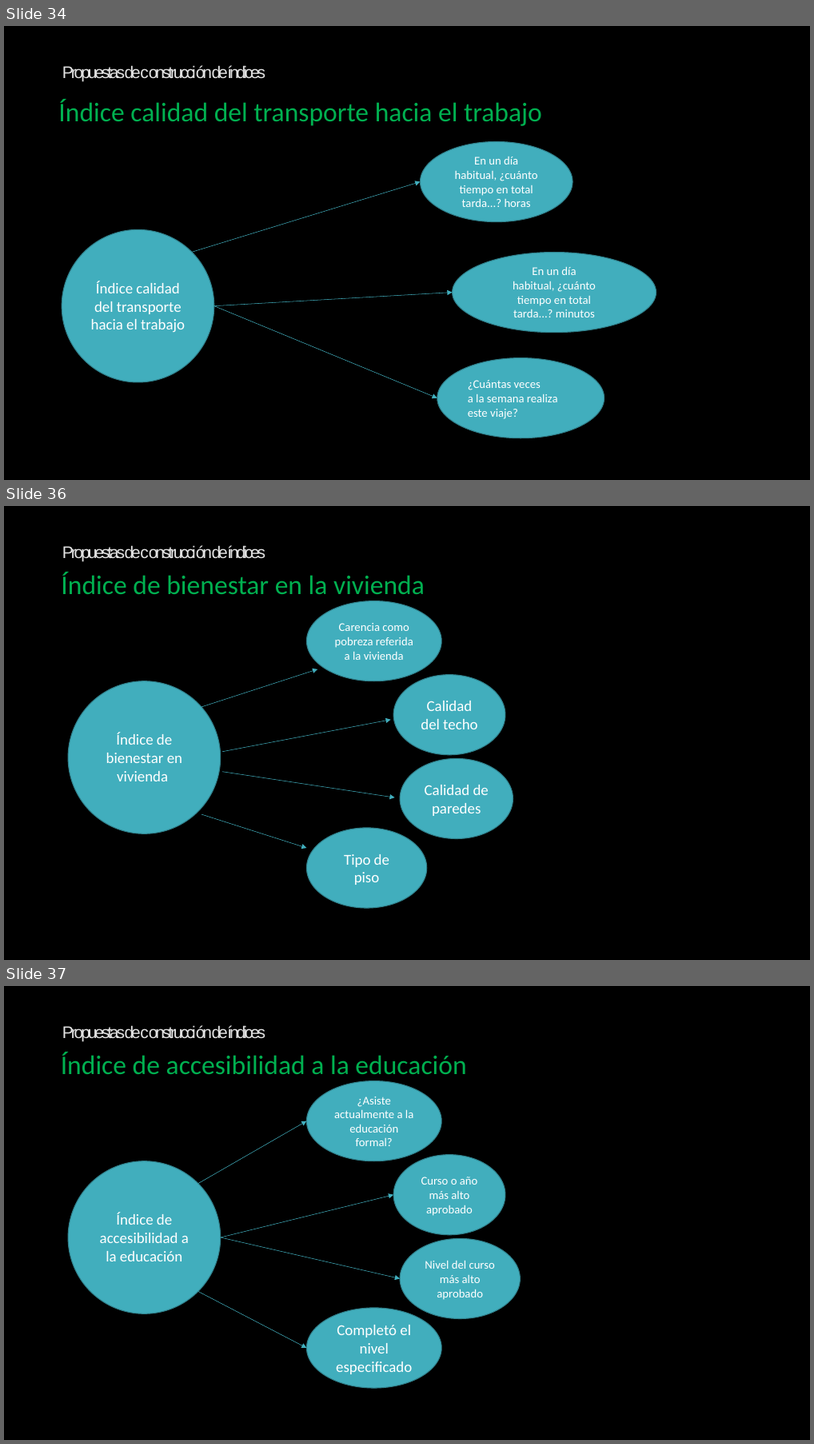
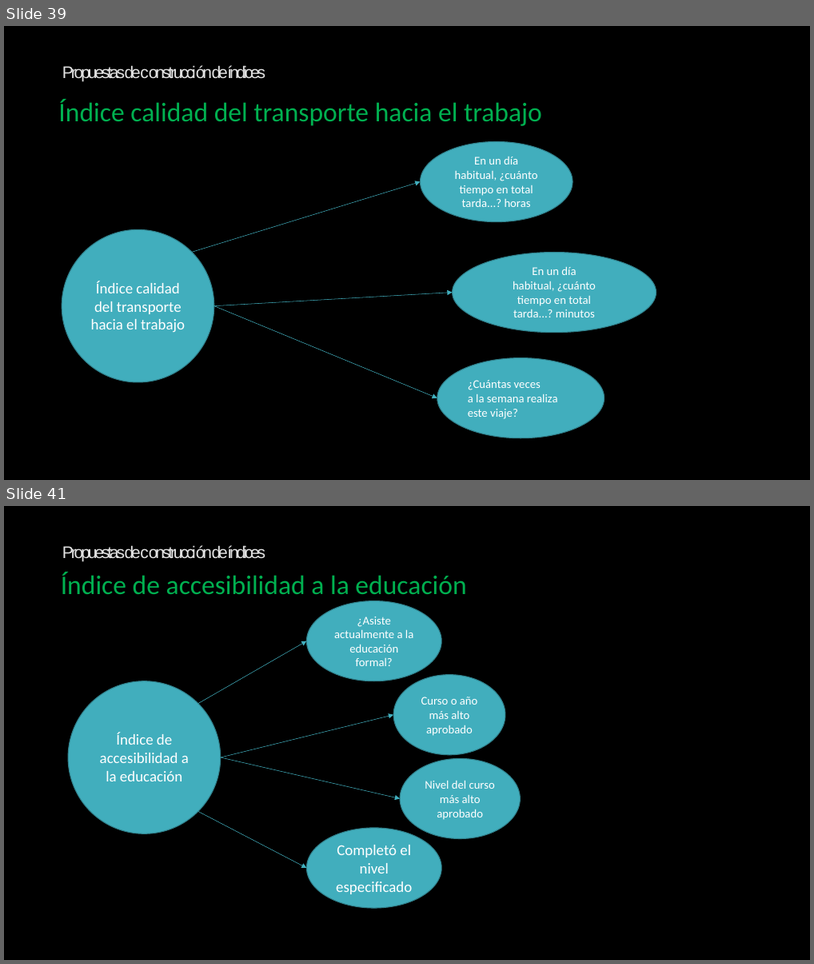
Before and after one commit to Sud-Austral/ds_indices, a slide deck: indices.pptx. Shown one above the other, each under a label of ours: slides 34, 36 and 37 before the commit, slides 39 and 41 after it; the slides between them are not shown. The pictures are 814x1444 and 814x964 pixels, drawn with LibreOffice and Linux fonts; fonts in the diff are those of the drawing; background and template pictures are left out. Boxes give left, top, right and bottom in pixels: in the first picture for what was removed or moved away, otherwise in the second. Text is boxed around its words. In the diff, an @@ line names an element or a change of style, - is before the commit and + after.

```diff
--- a/indices.pptx
+++ b/indices.pptx
@@ slide 36 removed at [4, 506, 810, 960], background picture (left out) @@
@@ text removed at [62, 545, 266, 562] @@
-Propuestas de construcción de índices
@@ text removed at [61, 572, 425, 601] @@
-Índice de bienestar en la vivienda
@@ ellipse removed at [307, 601, 442, 681] @@
-Carencia como pobreza referida a la vivienda
@@ arrow removed from (201, 708) to (318, 669) @@
@@ ellipse removed at [68, 681, 221, 833] @@
-Índice de bienestar en vivienda
@@ ellipse removed at [394, 675, 506, 755] @@
-Calidad del techo
@@ arrow removed from (222, 752) to (391, 720) @@
@@ ellipse removed at [400, 758, 514, 838] @@
-Calidad de paredes
@@ arrow removed from (222, 772) to (394, 797) @@
@@ arrow removed from (202, 814) to (307, 848) @@
@@ ellipse removed at [307, 828, 427, 908] @@
-Tipo de piso
@@ what was slide 34 is now slide 39 @@
@@ what was slide 37 is now slide 41 @@
```
Also in this commit, not shown: 3 slides changed, 14 slides added, 2 other slides removed, 14 other files.
